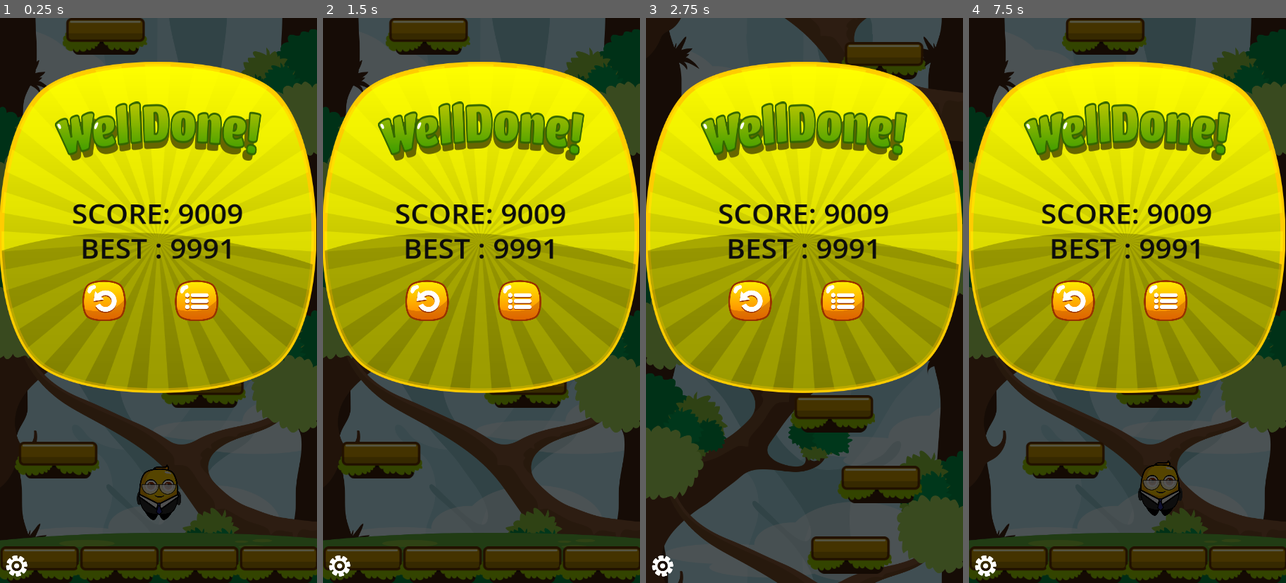
Above: before the commit, frames 1-4 (left to right).
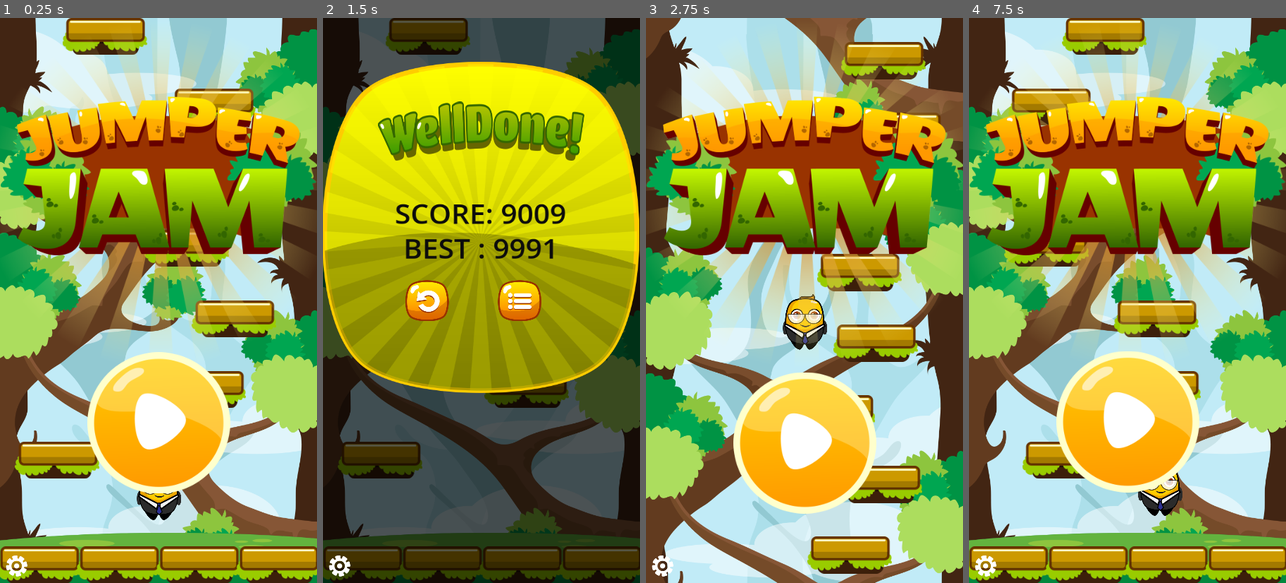
Above: after the commit, the same moments.

Repository: Nhanth123/jumper-mobile
Game: Godot game, scene res://scenes/main.tscn
Two runs of this game, one before a commit and one after it. Both use one fixed random seed, a clock stepped at 60 frames per second and the inputs below.
Inputs (mouse positions are in pixels of both pictures, inside the frame that each line leads up to; where the layout moved, square brackets give the same spot in the first picture):
- Up to frame 1 (0.25 s): no input
- Up to frame 2 (1.5 s): click (481, 430) [427, 300] at 0.5 s; click (408, 334) at 1.27 s
- Up to frame 3 (2.75 s): click (750, 300) at 2 s
- Up to frame 4 (7.5 s): click (1127, 441) [1073, 300] at 2.75 s; click (1054, 334) at 3.52 s; click (984, 566) at 4.25 s; click (1165, 300) at 5 s; tap Enter at 5.75 s; hold D (move_right) 5.78-6.53 s; hold A (move_left) 6.53-7.28 s; tap R (reset) at 7.25 s; hold D (move_right) from 7.28 s (still down)

The runs differ from the first frame. In frame 1, 99% of the frame differs, in the area x 0-100%, y 0-100%; in frame 2, nothing differs; in frame 3, 100%; in frame 4, 99%.

Commit message:
Feature: Changing a screen to another.

Diff:
--- a/scenes/game_over_screen.tscn
+++ b/scenes/game_over_screen.tscn
@@ -1,6 +1,7 @@
-[gd_scene load_steps=7 format=3 uid="uid://ci4umjq3vm86"]
+[gd_scene load_steps=8 format=3 uid="uid://ci4umjq3vm86"]
 
 [ext_resource type="Texture2D" uid="uid://duoi4we07s6kw" path="res://assets/textures/ui/Box04.png" id="1_ksm2x"]
+[ext_resource type="Script" path="res://scripts/base_screen.gd" id="1_yh8xc"]
 [ext_resource type="Texture2D" uid="uid://dprmlpgemygma" path="res://assets/textures/ui/Welldone.png" id="2_03lmv"]
 [ext_resource type="PackedScene" uid="uid://18lt58l0qsu1" path="res://scenes/screen_button.tscn" id="3_pdt8o"]
 [ext_resource type="Texture2D" uid="uid://th3o2xfgrngr" path="res://assets/textures/ui/RestartBtn.png" id="4_m5m1m"]
@@ -17,6 +18,7 @@
 anchor_bottom = 1.0
 grow_horizontal = 2
 grow_vertical = 2
+script = ExtResource("1_yh8xc")
 
 [node name="BlackBG" type="ColorRect" parent="."]
 layout_mode = 1
--- a/scenes/pause_screen.tscn
+++ b/scenes/pause_screen.tscn
@@ -1,6 +1,7 @@
-[gd_scene load_steps=7 format=3 uid="uid://hfev5xno2qtw"]
+[gd_scene load_steps=8 format=3 uid="uid://hfev5xno2qtw"]
 
 [ext_resource type="Texture2D" uid="uid://3s4s8lgt5qb0" path="res://assets/textures/ui/Box02.png" id="1_78x6m"]
+[ext_resource type="Script" path="res://scripts/base_screen.gd" id="1_m5gbi"]
 [ext_resource type="Texture2D" uid="uid://d0ct2cmpcfw3y" path="res://assets/textures/ui/PausedText.png" id="2_70nfc"]
 [ext_resource type="PackedScene" uid="uid://18lt58l0qsu1" path="res://scenes/screen_button.tscn" id="3_7hgp2"]
 [ext_resource type="Texture2D" uid="uid://th3o2xfgrngr" path="res://assets/textures/ui/RestartBtn.png" id="4_hwsl6"]
@@ -14,6 +15,7 @@
 anchor_bottom = 1.0
 grow_horizontal = 2
 grow_vertical = 2
+script = ExtResource("1_m5gbi")
 
 [node name="BlackBG" type="ColorRect" parent="."]
 layout_mode = 1
--- a/scenes/title_screen.tscn
+++ b/scenes/title_screen.tscn
@@ -1,5 +1,6 @@
-[gd_scene load_steps=7 format=3 uid="uid://cbd1kletb1dx"]
+[gd_scene load_steps=8 format=3 uid="uid://cbd1kletb1dx"]
 
+[ext_resource type="Script" path="res://scripts/base_screen.gd" id="1_due0j"]
 [ext_resource type="Texture2D" uid="uid://ckmxeopm61vfv" path="res://assets/textures/ui/BigLogo.png" id="1_ha2h7"]
 [ext_resource type="PackedScene" uid="uid://18lt58l0qsu1" path="res://scenes/screen_button.tscn" id="2_tlk2o"]
 [ext_resource type="Texture2D" uid="uid://duudg6ct754ji" path="res://assets/textures/ui/PlayBtn.png" id="3_wxkjb"]
@@ -49,6 +50,7 @@
 anchor_bottom = 1.0
 grow_horizontal = 2
 grow_vertical = 2
+script = ExtResource("1_due0j")
 
 [node name="Control" type="Control" parent="."]
 layout_mode = 1
--- /dev/null
+++ b/scripts/base_screen.gd
@@ -0,0 +1,10 @@
+extends Control
+
+func _ready():
+	visible = false
+
+func appear():
+	visible = true
+
+func disappear():
+	visible = false
--- a/scripts/screens.gd
+++ b/scripts/screens.gd
@@ -1,11 +1,17 @@
 extends CanvasLayer
 
 @onready var console  = $Debug/ConsoleLog
+@onready var title_screen  = $TitleScreen
+@onready var pause_screen = $PauseScreen
+@onready var game_over_screen = $GameOverScreen
+
+var current_screne = null
 
 func _ready():
 	console.visible = false
 
 	register_buttons()
+	change_screen(title_screen)
 
 func _process(_delta):
 	pass
@@ -21,19 +27,31 @@
 	match button.name:
 		"TitlePlay":
 			print("Title play pressed")
+			change_screen(pause_screen)
 		"PauseText":
 			print("PausePlay pressed")
 		"PauseRetry":
 			print("PauseRetry")
+			change_screen(game_over_screen)
 		"PauseBack":
 			print("PauseBack")
 		"PauseClose":
 			print("PauseClose")
 		"GameOverRetry":
 			print("GameOverRetry")
+			change_screen(title_screen)
 		"GameOverBack":
 			print("GameOverBack")
 
 
 func _on_toggle_console_pressed():
 	console.visible = !console.visible
+
+func change_screen(new_screen):
+	if current_screne != null:
+		current_screne.disappear()
+
+	current_screne = new_screen
+
+	if current_screne != null:
+		current_screne.appear()
Not shown: 1 places in scenes/screens.tscn that only renumber resources
